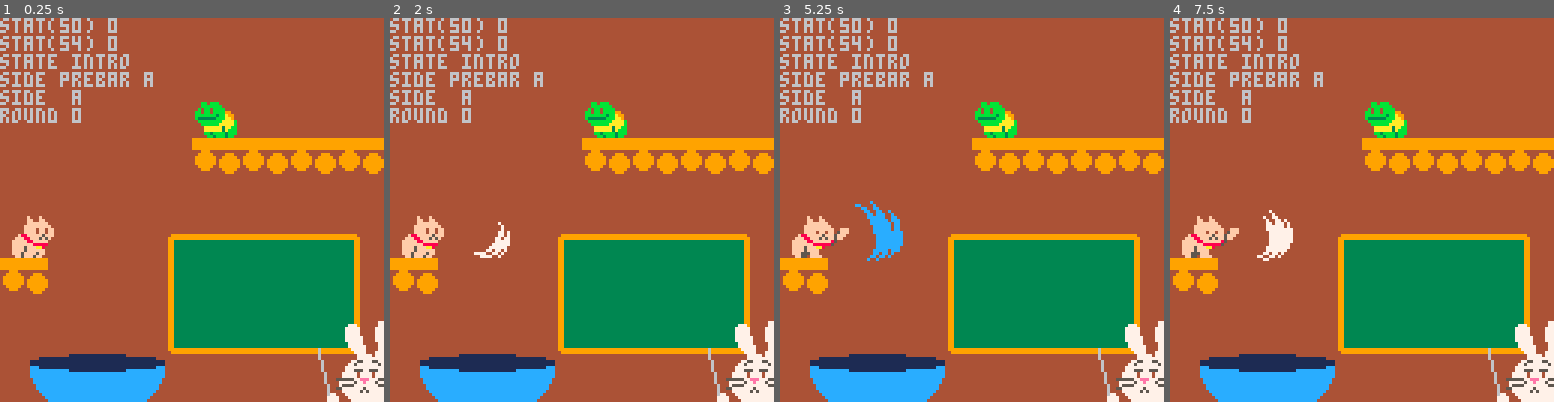
Above: before the commit, frames 1-4 (left to right).
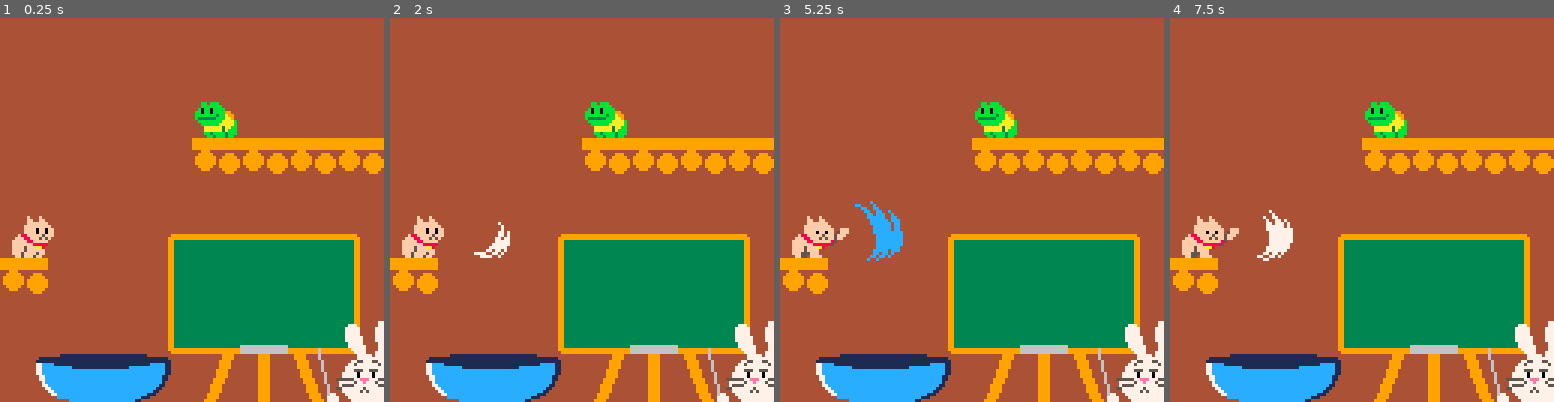
Above: after the commit, the same moments.

Repository: 7thbeatgames/chikis-chefs
Game: PICO-8 cartridge chikischefs.p8
The game is run twice, just before and just after one commit, with the same random seed, the same clock (stepped at 60 frames per second) and the same inputs.
Inputs:
- Up to frame 1 (0.25 s): no input
- Up to frame 2 (2 s): tap X (X key) at 0.33, 1.07, 1.85 s; tap O (Z key) at 0.7, 1.7 s
- Up to frame 3 (5.25 s): tap O (Z key) every 0.4 s from 2.1 to 4.9 s; tap X (X key) at 2.97, 4.08, 5.2 s
- Up to frame 4 (7.5 s): tap O (Z key) every 0.4 s from 5.3 to 7.3 s; tap X (X key) at 6.32, 7.43 s

The runs differ from the first frame. In frame 1, 5.4% of the frame differs, in the area x 0-98%, y 0-100%; in frame 2, 5.4%; in frame 3, 5.4%; in frame 4, 5.4%.

Commit message:
my changes

Diff:
--- a/chikischefs.p8
+++ b/chikischefs.p8
@@ -18,6 +18,8 @@
 
 tick = 0  -- is stat(50) but always increasing
 tickl = 0 -- is stat(50)
+tickf = 0 -- is tick but interpolated
+
 statloops = -1
 statprev =0
 statcap = 16 --stat per pattern
@@ -29,6 +31,8 @@
 bbeats = ""
 
 newtick = false
+tick_response = 0
+tttt = 0
 
 function _init()
 
@@ -48,6 +52,9 @@
 	newbar = newtick and tickl == 0
 
 	tick = stat(50) + statloops * statcap
+	tickf = newtick and tick or tickf + 1/60
+
+
 	update_conductor()
 
 	-- game logic
@@ -81,21 +89,72 @@
 	end
 	end
 
-	if flagg == true and newtick and calltime and #str_basket_show > 0 and music_state ~= mstate.intro then
+	if flagg == true and newtick and calltime and #arr_basket_show > 0 and music_state ~= mstate.intro then
 		--z = ceil(rnd(#allfruits - 1))
 		--pos = flr(tickl / 4) --
-		printh(str_basket_show)
+		--printh(arr_basket_show)
 		printh(pos)
-		ifruit = ord(str_basket_show, pos) - 48
+		ifruit = arr_basket_show[pos]
+		beat = arr_basket_beats[pos]
 		f = currentfruits[ifruit]
-		bubblefruit(f, pos)
-	end
-
+		bubblefruit(f, pos, beat)
+	end
+
+
+	if music_state == mstate.response then
+		for i = #arr_basket_beats_results + 1, #arr_basket_beats do
+			b = arr_basket_beats[i]
+			diff = tickf % 16 - b
+
+			if diff > 7 then
+				arr_basket_beats_results[i] = false
+				printh("bigmiss..")
+			end
+		end
+	end
 
 	-- scratch!
 	if btnp(5) then
 		tscratch = 0
 		tcatanim = 0
+
+		nextbeat = #arr_basket_beats_results + 1
+
+		if nextbeat <= #arr_basket_beats_show then
+
+			b = arr_basket_beats_show[nextbeat]
+			diff = b - tickf % 16
+			printh("b " .. b)
+			printh("hit! " .. diff)
+			absdiff = abs(diff)
+			if absdiff < 1 then
+				arr_basket_beats_results[nextbeat] = true
+
+
+				-- for i = 1, #bubblefruits do
+				-- 	f = bubblefruits[i]
+				-- 	if f.beat == b then
+				-- 		f.x = 1000
+				-- 	end
+				-- end
+
+			elseif absdiff < 7 then
+				printh("smallmiss.." .. diff)
+				arr_basket_beats_results[nextbeat] = false
+			else
+				printh("nothing.." .. diff)
+			end
+		end
+
+
+
+		-- for i = 1, #bubblefruits do
+		-- 	f = bubblefruits[i]
+		-- 	if abs(yhitcenter - f.y) < yhitwindow then
+		-- 		printh("hit")
+		-- 	end
+		-- end
+
 	end
 
 	if tscratch >= 0 then
@@ -120,18 +179,11 @@
 	end
 
 	-- update fruits position on bubbles
-	for i = 1, #bubblefruits do
-		f = bubblefruits[i]
-		if(tick > f.sptick) then
-			f.yoffset = f.yoffset + 1/60
-		end
-
-	end
+	updatefruits()
 end
 
 
 function _draw()
-	cls()
 
 	-- clean screen
 	cls(4)
@@ -139,12 +191,48 @@
 	-- draw the backstage
 	map(0, 0, 0, 0, 16, 16)
 
+	-- draw board legs
+	xboard = 68
+	yboard = 110
+
+	for i = 0, 3 do
+		line(
+			xboard + 7 + i,
+			yboard + 0,
+			xboard + 0 + i,
+			yboard + 18,
+			9)
+
+		line(
+			xboard + 18 + i,
+			yboard + 0,
+			xboard + 18 + i,
+			yboard + 18,
+			9)
+
+		line(
+			xboard + 29 + i,
+			yboard + 0,
+			xboard + 36 + i,
+			yboard + 18,
+			9)
+	end
+
+	-- draw board marker holder
+	rectfill(
+		xboard + 12,
+		yboard - 1,
+		xboard + 27,
+		yboard + 1,
+		6)
+
+
 	bstat = stat(50)
 
 	-- draw fruit texts
 	sylcount = 0
-	for i = 1, #str_basket_show do
-		ifruit = ord(str_basket_show, i) - 48
+	for i = 1, #arr_basket_show do
+		ifruit = arr_basket_show[i]
 		f = currentfruits[ifruit]
 
 		sylaudio = 0
@@ -154,7 +242,7 @@
 			end
 		end
 		textfruit(f, i - 1, sylaudio - sylcount)
-		sylcount = sylcount + #f.syllables
+		sylcount = sylcount + #f.notes
 	end
 
 	-- scratch
@@ -165,6 +253,7 @@
 	end
 
 	-- scratch cat anim
+	altrender(true)
 	catx = 3
 	if tcatanim >= 0 then
 		sprnum = flr(tcatanim)
@@ -173,18 +262,85 @@
 	else
 		spr(32, catx, 64, 2, 2)
 	end
+	altrender(false)
+
+	-- frog
+	altrender(true)
+	spr(144, 8 * 8, 3 * 8, 2, 2)
+	altrender(false)
+
+	-- bowl back
+	xbowl = 10
+	ybowl = 128 - 2 * 8
+	ovalfill(xbowl + 2, ybowl, xbowl + 6 * 8 - 2, ybowl + 4, 1)
 
 	drawfruits()
 
-	-- print(z, 0,0)
-
-	-- print("",0,0,7)
-	--cls(0)
+	-- bowl front
+	spr(80, xbowl, ybowl, 6, 2)
+
+	-- rabbit
+	altrender(true)
+	yrabbit = 100
+	if tickl % 4 < 1 then yrabbit = yrabbit + 1 end
+	spr(199, 100, yrabbit, 4,4)
+	altrender(false)
+
+
+	-- result squares
+
+	for i = 1, #arr_basket_beats_show do
+		b = arr_basket_beats_show[i]
+		x = 52 + i * 5
+		y = 67
+		w = 3
+		h = 3
+		color = 7
+
+		if music_state == mstate.call or i > #arr_basket_beats_results then
+			rect(x, y, x + w, y + h, 7)
+		else
+			rs = arr_basket_beats_results[i]
+			color = rs == true and 11 or 8
+			rectfill(x, y, x + w, y + h, color)
+		end
+	end
+…(4 lines of a section not shown)…
+	-- debug
+	-- printdebug()
+
+	-- line(0, yhitcenter - yhitwindow, 128, yhitcenter - yhitwindow, 8)
+	linecolor = 7
+	rs = arr_basket_beats_results
+	if #rs > 0 then
+		lastresult = rs[#rs]
+		linecolor = lastresult == true and 11 or 8
+	end
+
+	-- line(0, yhitcenter, 128, yhitcenter, linecolor)
+	-- line(0, yhitcenter + yhitwindow, 128, yhitcenter + yhitwindow, 8)
+
+
+
+end
+
+function altrender(set)
+	palt(2, set)
+	palt(0, not set)
+end
+
+function printdebug()
+
+	-- reset to color white
+	print("", 0,0, 7)
 
 	-- print("fps ".. stat(7))
 
-	-- print("tick " .. tick)
-	-- print("str_basket " .. str_basket)
+
+	-- print("arr_basket " .. arr_basket)
 	-- print("")
 	-- print("blackboard:")
 
@@ -194,15 +350,16 @@
 	-- end
 	-- print(sss, 0,10)
 
-	yrabbit = 100
-	if tickl % 4 < 1 then yrabbit = yrabbit + 1 end
-	spr(199, 100, yrabbit, 4,4)
+
 	print("stat(50) " .. stat(50), 0, 0)
 	print("stat(54) " .. stat(54))
 	print("state "..music_state)
 	print("side prebar "..music_side_prebar)
 	print("side  "..music_side_show)
 	print("round "..round)
+	print("tick " .. tick)
+	print("tickf ".. tickf)
+
 end
 
 function bringfruit(fruit)
@@ -213,17 +370,31 @@
 	}
 end
 
-function bubblefruit(fruit, position)
+function bubblefruit(fruit, position, beat)
 	bubblefruits[#bubblefruits + 1] = {
-		x = 20 + position * 8,
-		y = 20,
+		y0 = ybubble0, -- initial ypos
+		x = 16 + position * 8,
+		y = ybubble0,
 		data = fruit,
 		position = position,
-		sptick = tick + 16 - 5,
-		yoffset = 0
+		sptick = tick + 16 - 4,
+		tick = tick + 16,
+		beat = beat,
+		toffset = 0
 	}
 end
 
+function updatefruits()
+	for i = 1, #bubblefruits do
+		f = bubblefruits[i]
+		if(tick >= f.sptick) then
+			f.toffset = f.toffset + 1/60
+			f.y = f.y0 + f.toffset * f.toffset * 170 + f.toffset * 25
+		end
+	end
+
+
+end
 function drawfruits()
 
 	-- conveyor belt fruit
@@ -238,20 +409,30 @@
 		f = bubblefruits[i]
 		data = bubblefruits[i].data
 		x = f.x - data.size.x * 4
-		y = f.y - data.size.y * 4 + f.yoffset * f.yoffset * 170 + f.yoffset * 25
+		y = f.y - data.size.y * 4
 
 		spr(data.sprite, x, y, data.size.x, data.size.y)
 
 		-- bubble
-		if f.yoffset == 0 then
+
+		if f.toffset < 0.15 then
 			bubblespr = data.size.x == 1 and 37 or 39
 			tilesize = data.size.x == 1 and 2 or 3
+
+			if f.toffset > 0.11 then
+				bubblespr = 92
+				tilesize = 4
+			elseif f.toffset > 0.08 then
+				bubblespr = 44
+				tilesize = 3
+			end
+
 			tiledifx = tilesize - data.size.x
 			tiledify = tilesize - data.size.y
 			spr(
 				bubblespr,
-				x - tiledifx * 4,
-				y - tiledify * 4,
+				f.x - tiledifx * 4 - data.size.x * 4,
+				f.y0 - tiledify * 4 - data.size.y * 4,
 				tilesize,
 				tilesize
 			)
@@ -322,12 +503,14 @@
 prev_level = 0
 round = 0 --rounds increase every call phase
 
-str_basket = ""
-str_basket_datum = "" --the motif of the round, set every 4 baskets
-str_basket_show = "" -- string of
+arr_basket = {}
+arr_basket_datum = {} --the motif of the round, set every 4 baskets
+arr_basket_show = {} -- string of
 
 arr_basket_beats = {} -- linear list of beat numbers, {0,1,4..15}
 arr_basket_beats_show = {} --refresh on bar
+arr_basket_beats_results = {} -- results for each hit
+
 
 flag_refreshed_response = true
 flag_refreshed_call = true
@@ -378,10 +561,15 @@
 	--update the 'on new bar' equivalents from the prebar variables for showing
 	if(tickl == 0) then
 		arr_basket_beats_show = {}
+
 		for i = 1, #arr_basket_beats do
 			arr_basket_beats_show[i] = arr_basket_beats[i]
 		end
-		str_basket_show = str_basket
+
+		arr_basket_show = {}
+		for i = 1, #arr_basket do
+			arr_basket_show[i] = arr_basket[i]
+		end
 	end
 
 	-- if in first half of call pattern, refresh response flag
@@ -392,6 +580,7 @@
 	-- if second half of call pattern, put notes in response pattern
 	if (tickl > ticks_in_pattern/2 and calltime == true and flag_refreshed_call == true) then
 	flag_refreshed_call = false
+	arr_basket_beats_results = {}
 	put_basketbeats_in_pattern(5,4)
 	end
 
@@ -469,7 +658,7 @@
 
 	while reroll == true do
 		reroll = false
-		str_basket = "" --tbh should change to array but nvm!
+		arr_basket = {}
 		local lastfruit_id = -1 //previous fruit id
 		local rest_num = 0
 
@@ -480,12 +669,12 @@
 		local loopsize
 		if _is_new_basket then loopsize = _basketsize
 		else
-		 loopsize = #str_basket_datum
-		end
-
-
-
-		str_basket = ""
+		 loopsize = #arr_basket_datum
+		end
+
+
+
+		arr_basket = {}
 
 		for i=1,loopsize do
 
@@ -493,12 +682,11 @@
 			--fruit_chosen = currentfruits[fruit_chosen_id]
 
 			--if altering and not new basket, 1/2 probability dont touch it
-			if (rnd(1) < 0.3 or _is_new_basket)
-			then
+			if (rnd(1) < 0.3 or _is_new_basket) then
 				fruit_chosen_id = rnd(#currentfruits)\1+1
 				fruit_chosen = currentfruits[fruit_chosen_id]
 			else
-			 	fruit_chosen_id = ord(str_basket_datum,i)-48
+			 	fruit_chosen_id = arr_basket_datum[i]
 				fruit_chosen = currentfruits[fruit_chosen_id]
 			end
 			if (#fruit_chosen.notes > 0) then
@@ -518,7 +706,7 @@
 
 			if (fruit_chosen == forcedfruit) then have_forced_fruit = true end
 
-			str_basket = str_basket..fruit_chosen_id
+			add(arr_basket, fruit_chosen_id)
 			lastfruit_id = fruit_chosen_id
 			--print (allfruits[fruit_chosen_id].name)
 		end
@@ -528,29 +716,46 @@
 		then reroll = true end
 
 		--reroll if exactly the same as datum
-		if (_is_new_basket == false and str_basket == str_basket_datum)
+		equal_arrays = true
+		if #arr_basket == #arr_basket_datum then
+			for j = 1, #arr_basket do
+				if arr_basket[j] ~= arr_basket_datum[j] then
+					equal_arrays = false
+				end
+			end
+		else
+			equal_arrays = false
+		end
+
+		if (_is_new_basket == false and equal_arrays)
 		then reroll = true end
 
 		--reroll if there's a rest in a side b
 		if (music_side_prebar == mside.b and rest_num > 0) then reroll = true end
 
 		-- reroll if more than 1 rest
-		if (rest_num > 1) then reroll = true end
-
+		if (rest_num > 1) then reroll = true
+		elseif rest_num == 1 then
+			printh("added rest")
+		end
 	end
 
 	if (_is_new_basket) then
-	str_basket_datum = str_basket
-	end
-
-end
-
-function generate_beats_from_basket() --str_basket unboxing to give array of beats
+		arr_basket_datum = {}
+		for j = 1, #arr_basket do
+			arr_basket_datum[j] = arr_basket[j]
+		end
+	end
+
+end
+
+function generate_beats_from_basket() --arr_basket unboxing to give array of beats
 	arr_basket_beats = {}
 
-	for i = 1,#str_basket do -- cause sub is 1-indexed!
-		printh("str basket is " .. str_basket)
-		local num = ord(str_basket,i)-48
+
+	for i = 1,#arr_basket do -- cause sub is 1-indexed!
+		--printh("str basket is " .. arr_basket)
+		local num = arr_basket[i]
 		--now add each one to the end
 		for j=1,#currentfruits[num].notes do
 
@@ -627,32 +832,40 @@
 		syllables = {"egg"},
 		size = {x = 1, y = 1},
 		sprite = 1,
+		slicedsprite = 1,
 		bottom = 0,
-		notes = {1}
+		notes = {1},
+		maincolor = 15
 	},
 	grape = {
 		name = "grape",
 		syllables = {"grape"},
 		size = {x = 1, y = 1},
 		sprite = 6,
+		slicedsprite = 22,
 		bottom = 0,
-		notes = {1}
+		notes = {1},
+		maincolor = 1
 	},
 	apple = {
 		name = "apple",
 		syllables = {"ap", "ple"},
 		size = {x = 1, y = 1},
 		sprite = 11,
+		slicedsprite = 86,
 		bottom = 0,
-		notes = {1,3}
+		notes = {1,3},
+		maincolor = 8
 	},
 	orange = {
 		name = "orange",
 		syllables = {"o", "range"},
 		size = {x = 1, y = 1},
 		sprite = 59,
+		slicedsprite = 74,
 		bottom = 0,
-		notes = {1,2}
+		notes = {1,2},
+		maincolor = 9
 	},
 	banana = {
 		name = "banana",
@@ -660,55 +873,67 @@
 		size = {x = 2, y = 1},
 		sprite = 16,
 		bottom = 0,
-		notes = {0,1,3}
+		notes = {0,1,3},
+		maincolor = 10
 	},
 	papaya = {
 		name = "papaya",
 		syllables = {"pa", "pa", "ya"},
 		size = {x = 2, y = 1},
 		sprite = 7,
+		slicedsprite = 25,
 		bottom = 0,
-		notes = {0,1,3}
+		notes = {0,1,3},
+		maincolor = 7
 	},
 	coconut = {
 		name = "coconut",
 		syllables = {"co", "co", "nut"},
 		size = {x = 2, y = 1},
 		sprite = 7,
+		slicedsprite = 25,
 		bottom = 0,
-		notes = {0,2,3}
+		notes = {0,2,3},
+		maincolor = 7
 	},
 	watermelon = {
 		name = "watermelon",
 		syllables = {"wa", "ter", "me", "lon"},
 		size = {x = 2, y = 2},
 		sprite = 4,
+		slicedsprite = 58,
 		bottom = 2,
-		notes = {1,2,3,4}
+		notes = {1,2,3,4},
+		maincolor = 3
 	},
 	chirimoya = {
 		name = "chirimoya",
 		syllables = {"chi", "ri", "mo", "ya"},
 		size = {x = 1, y = 1},
 		sprite = 23,
+		slicedsprite = 24,
 		bottom = 0,
-		notes = {1,2,3,4}
+		notes = {1,2,3,4},
+		maincolor = 3
 	},
 	pineapple = {
 		name = "pineapple",
 		syllables = {"pine", "ap", "ple"},
 		size = {x = 1, y = 1},
 		sprite = 23, --todo
+		slicedsprite = 24, --todo
 		bottom = 0,
-		notes = {1,3,4}
+		notes = {1,3,4},
+		maincolor = 3
 	},
 	rest = {
-		name = "",
+		name = "rest",
 		syllables = {".."},
 		size = {x = 1, y = 1},
 		sprite = 23, --todo
 		bottom = 0,
-		notes = {}
+		notes = {},
+		maincolor = 0
 	},
 }
 
@@ -721,6 +946,11 @@
 	{fruits.watermelon,fruits.watermelon,fruits.chirimoya}
 }
 
+ybubble0 = 20
+yhitcenter = 72
+yhitwindow = 10 -- plus/minus
+ticklength = 0.1333 -- constant
+
 
 
 
@@ -855,8 +1085,8 @@
 000000000000000000000000000000000b000000000000000000000000000000000000000000000000000000000000000000000000000000000000000000000000000000000000000000000000000000000000000000000000000000000000000000000000000000000000000000000000000000000000000000000000000000
 000000000000000000000000000000000b000000000000000000000000000000000000000000000000000000000000000000000000000000000000000000000000000000000000000000000000000000000000000000000000000000000000000000000000000000000000000000000000000000000000000000000000000000
 000000000000000000000000000000000b000000000000000000000000000000000000000000000000000000000000000000000000000000000000000000000000000000000000000000000000000000000000000000000000000000000000000000000000000000000000000000000000000000000000000000000000000000
-000000000000000090910000000000000b000000000000000000000000000000000000000000000000000000000000000000000000000000000000000000000000000000000000000000000000000000000000000000000000000000000000000000000000000000000000000000000000000000000000000000000000000000
-0000000000000000a0a10000000000000b000000000000000000000000000000000000000000000000000000000000000000000000000000000000000000000000000000000000000000000000000000000000000000000000000000000000000000000000000000000000000000000000000000000000000000000000000000
+000000000000000000000000000000000b000000000000000000000000000000000000000000000000000000000000000000000000000000000000000000000000000000000000000000000000000000000000000000000000000000000000000000000000000000000000000000000000000000000000000000000000000000
+000000000000000000000000000000000b000000000000000000000000000000000000000000000000000000000000000000000000000000000000000000000000000000000000000000000000000000000000000000000000000000000000000000000000000000000000000000000000000000000000000000000000000000
 000000000000000002030203020302030b000000000000000000000000000000000000000000000000000000000000000000000000000000000000000000000000000000000000000000000000000000000000000000000000000000000000000000000000000000000000000000000000000000000000000000000000000000
 000000000000000012131213121312130b000000000000000000000000000000000000000000000000000000000000000000000000000000000000000000000000000000000000000000000000000000000000000000000000000000000000000000000000000000000000000000000000000000000000000000000000000000
 000000000000000000000000000000000b000000000000000000000000000000000000000000000000000000000000000000000000000000000000000000000000000000000000000000000000000000000000000000000000000000000000000000000000000000000000000000000000000000000000000000000000000000
@@ -866,8 +1096,8 @@
 121300000000003233333333333334000b000000000000000000000000000000000000000000000000000000000000000000000000000000000000000000000000000000000000000000000000000000000000000000000000000000000000000000000000000000000000000000000000000000000000000000000000000000
 000000000000003233333333333334000b000000000000000000000000000000000000000000000000000000000000000000000000000000000000000000000000000000000000000000000000000000000000000000000000000000000000000000000000000000000000000000000000000000000000000000000000000000
 000000000000004243434343434344000b000000000000000000000000000000000000000000000000000000000000000000000000000000000000000000000000000000000000000000000000000000000000000000000000000000000000000000000000000000000000000000000000000000000000000000000000000000
-005051525354550000000000000000000b000000000000000000000000000000000000000000000000000000000000000000000000000000000000000000000000000000000000000000000000000000000000000000000000000000000000000000000000000000000000000000000000000000000000000000000000000000
-006061626364650000000000000000000b000000000000000000000000000000000000000000000000000000000000000000000000000000000000000000000000000000000000000000000000000000000000000000000000000000000000000000000000000000000000000000000000000000000000000000000000000000
+000000000000000000000000000000000b000000000000000000000000000000000000000000000000000000000000000000000000000000000000000000000000000000000000000000000000000000000000000000000000000000000000000000000000000000000000000000000000000000000000000000000000000000
+000000000000000000000000000000000b000000000000000000000000000000000000000000000000000000000000000000000000000000000000000000000000000000000000000000000000000000000000000000000000000000000000000000000000000000000000000000000000000000000000000000000000000000
 0b0b0b0b0b0b0b0b0b0b0b0b0b0b0b0b0b000000000000000000000000000000000000000000000000000000000000000000000000000000000000000000000000000000000000000000000000000000000000000000000000000000000000000000000000000000000000000000000000000000000000000000000000000000
 
 
Not shown, changed: 96 lines of the sprite sheet (__gfx__) section of chikischefs.p8
